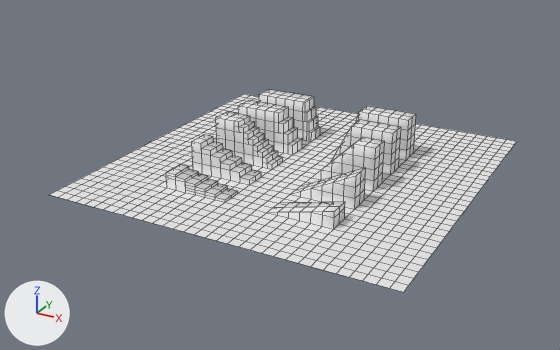
The Blender file files/blend/ramps.blend, before and after one commit.
Both versions are drawn from a camera (50 mm lens) standing at (15.1, -29.6, 14.1) and looking at (-0.6, -1.0, -0.2). The lights are fixed; the arrows at lower left show +X, +Y and +Z. Mesh edges are drawn as thin lines.

In view in the first picture: 'Environment'.
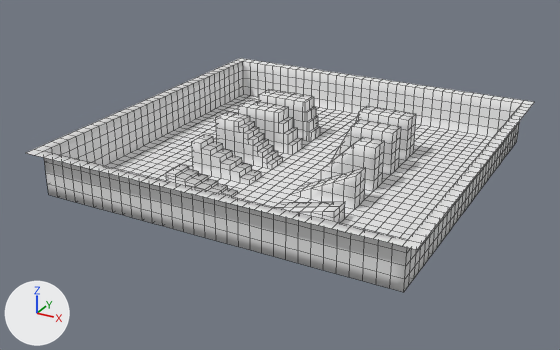
Commit message: Update ramp model

Pixel boxes (x1, y1, x2, y2) of what changed, in the pictures (560 x 350 px):
'Environment', reshaped (9% wider, 15% taller)
    before: (49, 89, 517, 292)
    after: (26, 58, 534, 292)
part 1 of me_mesh, added
    after: (26, 58, 534, 292)

The change, as a diff of the scene's bpy script:
```diff
--- a/files/blend/ramps.blend.py
+++ b/files/blend/ramps.blend.py
@@ me_mesh @@
 # used by ob_environment; location = (0.0, 0.0, 0.0)
-me_mesh.from_pydata(...)  # 6636 vertices, 1666 faces; spans x -8.0..8.0, y -8.0..8.0, z 0.0..2.0
+me_mesh.from_pydata(...)  # 9212 vertices, 2310 faces; spans x -8.5..8.5, y -8.5..8.5, z 0.0..2.0
+# me_mesh part 1: 2528 vertices added at x -8.5..8.5, y -8.5..8.5, z 0.0..2.0
 me_mesh.materials.append(mat_material)
```
